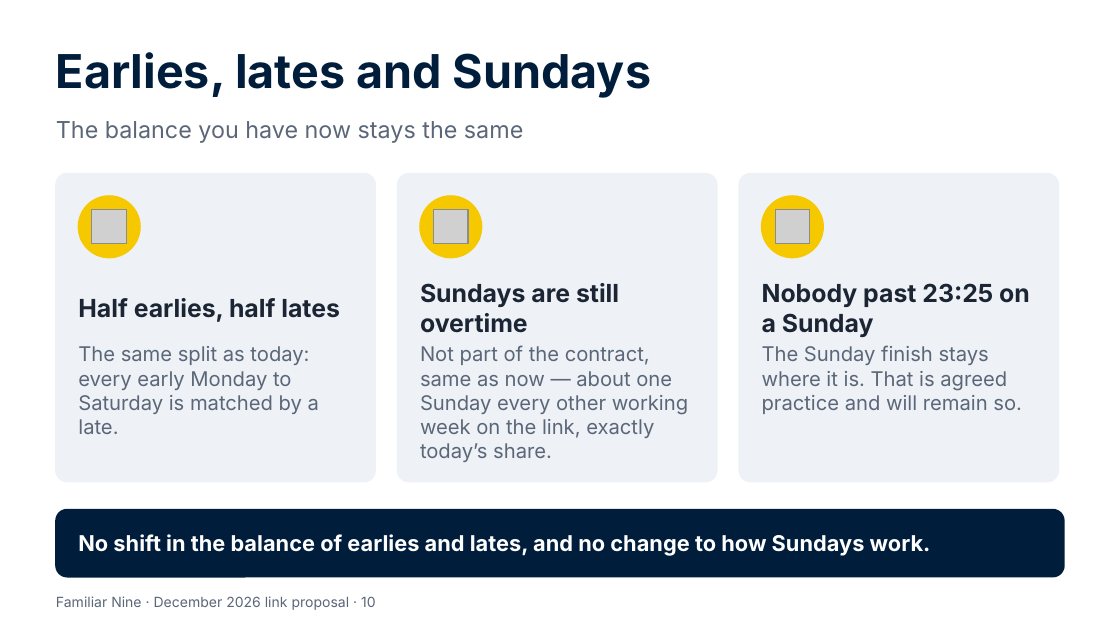
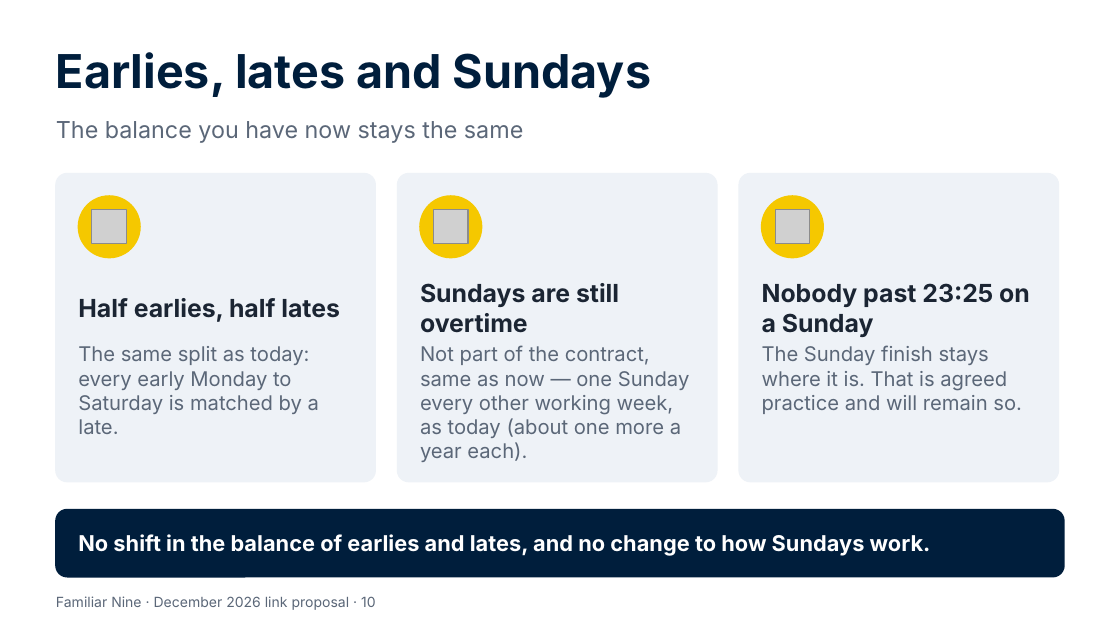
Before and after one commit to Garethdavidmiller/roster-app, a slide deck: slide 10 of docs/proposals/presentations/Familiar-Nine-for-colleagues.pptx. Drawn at 1120x630 pixels with LibreOffice and Linux fonts; fonts in the diff are those of the drawing; grey boxes stand for pictures. Boxes give left, top, right and bottom in pixels: in the first picture for what was removed or moved away, otherwise in the second. Text is boxed around its words. In the diff, an @@ line names an element or a change of style, - is before the commit and + after.

```diff
--- a/docs/proposals/presentations/Familiar-Nine-for-colleagues.pptx
+++ b/docs/proposals/presentations/Familiar-Nine-for-colleagues.pptx
@@ text at (x1=420, y1=345, x2=690, y2=462): text changed @@
-Not part of the contract, same as now — about one Sunday every other working week on the link, exactly today’s share.
+Not part of the contract, same as now — one Sunday every other working week, as today (about one more a year each).
```
Also in this commit, not shown: 5 other slides changed, 5 other files.
